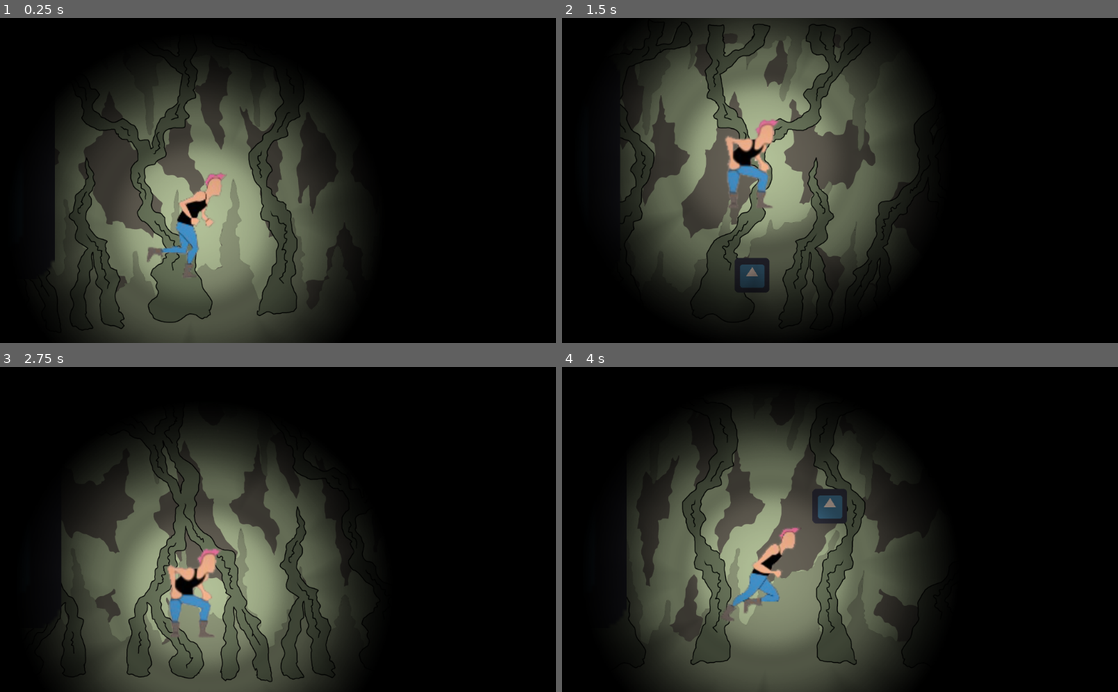
Above: before the commit, frames 1-4 (two rows, left to right).
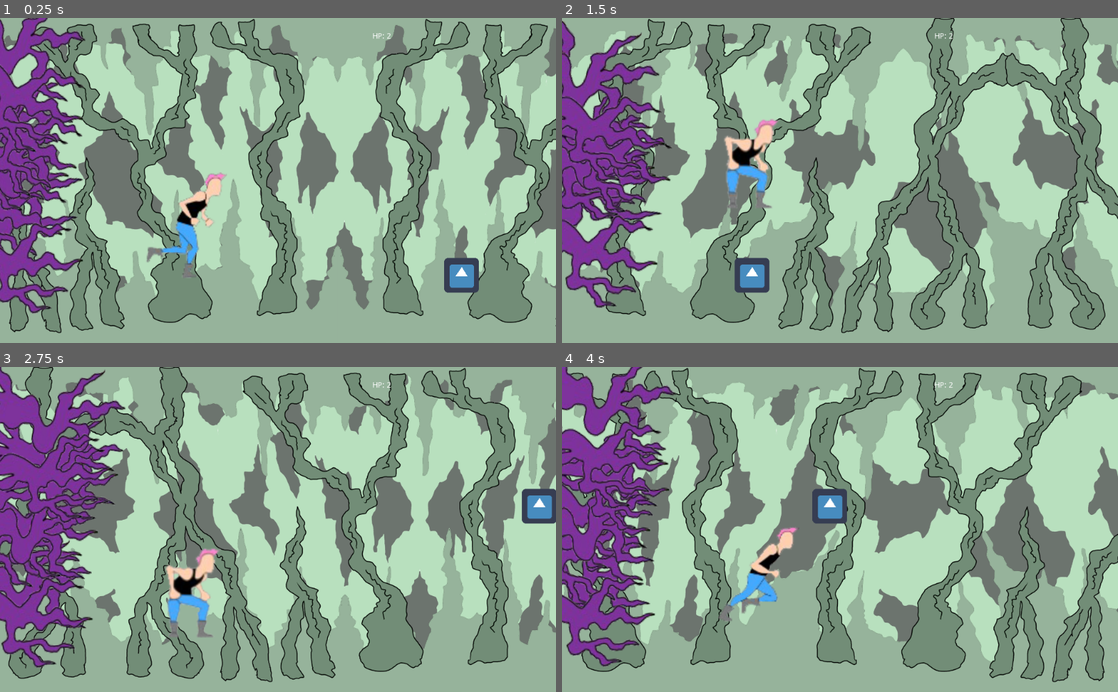
Above: after the commit, the same moments.

Repository: cgcaruzo/escapefromroots
Game: Godot game, scene res://main.tscn
The game is run twice, just before and just after one commit, with the same random seed, the same clock (stepped at 60 frames per second) and the same inputs. The engine's default icon, where the game draws it, is replaced by a stand-in: a white triangle on a blue panel in a dark square.
Inputs:
- Up to frame 1 (0.25 s): no input
- Up to frame 2 (1.5 s): hold Up (ui_up) from 0.53 s (still down)
- Up to frame 3 (2.75 s): release Up (ui_up) at 2.03 s; hold Down (ui_down) from 2.03 s (still down)
- Up to frame 4 (4 s): release Down (ui_down) at 2.78 s; hold Up (ui_up) from 2.78 s (still down)

The runs differ from the first frame. In frame 1, 99% of the frame differs, in the area x 0-100%, y 0-100%; in frame 2, 98%; in frame 3, 98%; in frame 4, 99%.

Commit message:
Animaciones big root

Diff:
--- a/Player.gd
+++ b/Player.gd
@@ -39,7 +39,8 @@
 	velocity = move_and_slide(velocity, Vector2(0, -1))
 
 func on_loseHp():
-	hp -= 1
+#	hp -= 1
+	pass
 
 func _on_Obstacle_body_entered(body):
 	var obstacle = get_parent().get_node("Obstacle")
--- a/main.tscn
+++ b/main.tscn
@@ -237,23 +237,678 @@
 [sub_resource type="RectangleShape2D" id=7]
 extents = Vector2( 202, 204 )
 
+[sub_resource type="Animation" id=13]
+resource_name = "BigRoots"
+length = 5.0
+loop = true
+tracks/0/type = "value"
+tracks/0/path = NodePath("Sprite:scale")
+tracks/0/interp = 1
+tracks/0/loop_wrap = true
+tracks/0/imported = false
+tracks/0/enabled = true
+tracks/0/keys = {
+"times": PoolRealArray( 0, 1.5, 3, 5 ),
+"transitions": PoolRealArray( 1, 1, 1, 1 ),
+"update": 0,
+"values": [ Vector2( 1.66189, 1.93079 ), Vector2( 1.84628, 1.99925 ), Vector2( 1.55939, 1.5959 ), Vector2( 1.66189, 1.93079 ) ]
+}
+tracks/1/type = "value"
+tracks/1/path = NodePath("Sprite2:scale")
+tracks/1/interp = 1
+tracks/1/loop_wrap = true
+tracks/1/imported = false
+tracks/1/enabled = true
+tracks/1/keys = {
+"times": PoolRealArray( 0, 1.5, 3, 3.01221, 5 ),
+"transitions": PoolRealArray( 1, 1, 1, 1, 1 ),
+"update": 0,
+"values": [ Vector2( 1.49761, 1.93079 ), Vector2( 1.89374, 1.93079 ), Vector2( 1.81015, 1.93079 ), Vector2( 1.88808, 1.93079 ), Vector2( 1.66189, 1.93079 ) ]
+}
+tracks/2/type = "value"
+tracks/2/path = NodePath("Sprite4:scale")
+tracks/2/interp = 1
+tracks/2/loop_wrap = true
+tracks/2/imported = false
+tracks/2/enabled = true
+tracks/2/keys = {
+"times": PoolRealArray( 0, 1.5, 3, 5 ),
+"transitions": PoolRealArray( 1, 1, 1, 1 ),
+"update": 0,
+"values": [ Vector2( 1.73511, 1.93079 ), Vector2( 1.90193, 1.91731 ), Vector2( 1.70425, 1.96639 ), Vector2( 1.73511, 1.93079 ) ]
+}
+tracks/3/type = "value"
+tracks/3/path = NodePath("Sprite3:scale")
+tracks/3/interp = 1
+tracks/3/loop_wrap = true
+tracks/3/imported = false
+tracks/3/enabled = true
+tracks/3/keys = {
+"times": PoolRealArray( 0, 1.5, 3, 5 ),
+"transitions": PoolRealArray( 1, 1, 1, 1 ),
+"update": 0,
+"values": [ Vector2( 1.66189, 1.93079 ), Vector2( 2.16502, 1.90741 ), Vector2( 1.57404, 1.65882 ), Vector2( 1.66189, 1.93079 ) ]
+}
+tracks/4/type = "value"
+tracks/4/path = NodePath("Sprite:position")
+tracks/4/interp = 1
+tracks/4/loop_wrap = true
+tracks/4/imported = false
+tracks/4/enabled = true
+tracks/4/keys = {
+"times": PoolRealArray( 0, 1.5, 3, 5 ),
+"transitions": PoolRealArray( 1, 1, 1, 1 ),
+"update": 0,
+"values": [ Vector2( -183.491, -135.166 ), Vector2( -129.566, -141 ), Vector2( -83.2455, -126.583 ), Vector2( -183.491, -135.166 ) ]
+}
+tracks/5/type = "value"
+tracks/5/path = NodePath("Sprite8:position")
+tracks/5/interp = 1
+tracks/5/loop_wrap = true
+tracks/5/imported = false
+tracks/5/enabled = true
+tracks/5/keys = {
+"times": PoolRealArray( 0, 1.5, 3, 5 ),
+"transitions": PoolRealArray( 1, 1, 1, 1 ),
+"update": 0,
+"values": [ Vector2( -183, 9 ), Vector2( -149.434, -22.6179 ), Vector2( -140, 2 ), Vector2( -183, 9 ) ]
+}
+tracks/6/type = "value"
+tracks/6/path = NodePath("Sprite8:scale")
+tracks/6/interp = 1
+tracks/6/loop_wrap = true
+tracks/6/imported = false
+tracks/6/enabled = true
+tracks/6/keys = {
+"times": PoolRealArray( 0, 1.5, 3, 5 ),
+"transitions": PoolRealArray( 1, 1, 1, 1 ),
+"update": 0,
+"values": [ Vector2( 1.66189, 1.93079 ), Vector2( 1.56626, 1.92029 ), Vector2( 1.57575, 1.86953 ), Vector2( 1.66189, 1.93079 ) ]
+}
+tracks/7/type = "value"
+tracks/7/path = NodePath("Sprite8:rotation_degrees")
+tracks/7/interp = 1
+tracks/7/loop_wrap = true
+tracks/7/imported = false
+tracks/7/enabled = true
+tracks/7/keys = {
+"times": PoolRealArray( 0, 1.5, 3, 5 ),
+"transitions": PoolRealArray( 1, 1, 1, 1 ),
+"update": 0,
+"values": [ -21.8, -14.5, 12.2, -21.8 ]
+}
+tracks/8/type = "value"
+tracks/8/path = NodePath("Sprite:rotation_degrees")
+tracks/8/interp = 1
+tracks/8/loop_wrap = true
+tracks/8/imported = false
+tracks/8/enabled = true
+tracks/8/keys = {
+"times": PoolRealArray( 0, 1.5, 3, 5 ),
+"transitions": PoolRealArray( 1, 1, 1, 1 ),
+"update": 0,
+"values": [ 15.5, 46.5, 0.0, 15.5 ]
+}
+tracks/9/type = "value"
+tracks/9/path = NodePath("Sprite2:position")
+tracks/9/interp = 1
+tracks/9/loop_wrap = true
+tracks/9/imported = false
+tracks/9/enabled = true
+tracks/9/keys = {
+"times": PoolRealArray( 0, 1.5, 3, 5 ),
+"transitions": PoolRealArray( 1, 1, 1, 1 ),
+"update": 0,
+"values": [ Vector2( -171.219, 75 ), Vector2( -168.249, 14 ), Vector2( -184, 19 ), Vector2( -171.219, 75 ) ]
+}
+tracks/10/type = "value"
+tracks/10/path = NodePath("Sprite2:rotation_degrees")
+tracks/10/interp = 1
+tracks/10/loop_wrap = true
+tracks/10/imported = false
+tracks/10/enabled = true
+tracks/10/keys = {
+"times": PoolRealArray( 0, 1.5, 3, 5 ),
+"transitions": PoolRealArray( 1, 1, 1, 1 ),
+"update": 0,
+"values": [ 21.8, 0.0, 16.8, 21.8 ]
+}
+tracks/11/type = "value"
+tracks/11/path = NodePath("Sprite4:position")
+tracks/11/interp = 1
+tracks/11/loop_wrap = true
+tracks/11/imported = false
+tracks/11/enabled = true
+tracks/11/keys = {
+"times": PoolRealArray( 0, 1.5, 3, 5 ),
+"transitions": PoolRealArray( 1, 1, 1, 1 ),
+"update": 0,
+"values": [ Vector2( -192.356, -35.4082 ), Vector2( -170, 28 ), Vector2( -144, 33 ), Vector2( -192.356, -35.4082 ) ]
+}
+tracks/12/type = "value"
+tracks/12/path = NodePath("Sprite4:rotation_degrees")
+tracks/12/interp = 1
+tracks/12/loop_wrap = true
+tracks/12/imported = false
+tracks/12/enabled = true
+tracks/12/keys = {
+"times": PoolRealArray( 0, 1.5, 3, 5 ),
+"transitions": PoolRealArray( 1, 1, 1, 1 ),
+"update": 0,
+"values": [ 14.5, -7.3, 0.0, 14.5 ]
+}
+tracks/13/type = "value"
+tracks/13/path = NodePath("Sprite3:position")
+tracks/13/interp = 1
+tracks/13/loop_wrap = true
+tracks/13/imported = false
+tracks/13/enabled = true
+tracks/13/keys = {
+"times": PoolRealArray( 0, 1.5, 3, 5 ),
+"transitions": PoolRealArray( 1, 1, 1, 1 ),
+"update": 0,
+"values": [ Vector2( -196.705, 81.666 ), Vector2( -208, 47 ), Vector2( -147.429, 117.623 ), Vector2( -196.705, 81.666 ) ]
+}
+tracks/14/type = "value"
+tracks/14/path = NodePath("Sprite3:rotation_degrees")
+tracks/14/interp = 1
+tracks/14/loop_wrap = true
+tracks/14/imported = false
+tracks/14/enabled = true
+tracks/14/keys = {
+"times": PoolRealArray( 0, 1.5, 3, 4.9 ),
+"transitions": PoolRealArray( 1, 1, 1, 1 ),
+"update": 0,
+"values": [ -21.8, -11.8, 8.2, -21.8 ]
+}
+tracks/15/type = "value"
+tracks/15/path = NodePath("Sprite5:position")
+tracks/15/interp = 1
+tracks/15/loop_wrap = true
+tracks/15/imported = false
+tracks/15/enabled = true
+tracks/15/keys = {
+"times": PoolRealArray( 0, 1.5, 3, 5 ),
+"transitions": PoolRealArray( 1, 1, 1, 1 ),
+"update": 0,
+"values": [ Vector2( -155.532, -281.207 ), Vector2( -157, -201 ), Vector2( -96, -214 ), Vector2( -155.532, -281.207 ) ]
+}
+tracks/16/type = "value"
+tracks/16/path = NodePath("Sprite5:rotation_degrees")
+tracks/16/interp = 1
+tracks/16/loop_wrap = true
+tracks/16/imported = false
+tracks/16/enabled = true
+tracks/16/keys = {
+"times": PoolRealArray( 0, 1.5, 3, 5 ),
+"transitions": PoolRealArray( 1, 1, 1, 1 ),
+"update": 0,
+"values": [ 15.5, 13.5, 8.2, 15.5 ]
+}
+tracks/17/type = "value"
+tracks/17/path = NodePath("Sprite5:scale")
+tracks/17/interp = 1
+tracks/17/loop_wrap = true
+tracks/17/imported = false
+tracks/17/enabled = true
+tracks/17/keys = {
+"times": PoolRealArray( 0, 1.5, 3, 5 ),
+"transitions": PoolRealArray( 1, 1, 1, 1 ),
+"update": 0,
+"values": [ Vector2( 1.66189, 1.93079 ), Vector2( 1.82266, 2.04275 ), Vector2( 1.75198, 1.92301 ), Vector2( 1.66189, 1.93079 ) ]
+}
+tracks/18/type = "value"
+tracks/18/path = NodePath("Sprite6:position")
+tracks/18/interp = 1
+tracks/18/loop_wrap = true
+tracks/18/imported = false
+tracks/18/enabled = true
+tracks/18/keys = {
+"times": PoolRealArray( 0, 1.5, 3, 5 ),
+"transitions": PoolRealArray( 1, 1, 1, 1 ),
+"update": 0,
+"values": [ Vector2( -143.26, -71.0412 ), Vector2( -103, -26 ), Vector2( -76, -29 ), Vector2( -143.26, -71.0412 ) ]
+}
+tracks/19/type = "value"
+tracks/19/path = NodePath("Sprite6:rotation_degrees")
+tracks/19/interp = 1
+tracks/19/loop_wrap = true
+tracks/19/imported = false
+tracks/19/enabled = true
+tracks/19/keys = {
+"times": PoolRealArray( 0, 1.5, 3, 5 ),
+"transitions": PoolRealArray( 1, 1, 1, 1 ),
+"update": 0,
+"values": [ 21.8, 14.5, -21.8, 21.8 ]
+}
+tracks/20/type = "value"
+tracks/20/path = NodePath("Sprite6:scale")
+tracks/20/interp = 1
+tracks/20/loop_wrap = true
+tracks/20/imported = false
+tracks/20/enabled = true
+tracks/20/keys = {
+"times": PoolRealArray( 0, 1.5, 3, 5 ),
+"transitions": PoolRealArray( 1, 1, 1, 1 ),
+"update": 0,
+"values": [ Vector2( 1.49761, 1.93079 ), Vector2( 1.62663, 1.90964 ), Vector2( 1.5094, 1.57499 ), Vector2( 1.49761, 1.93079 ) ]
+}
+tracks/21/type = "value"
+tracks/21/path = NodePath("Sprite7:position")
+tracks/21/interp = 1
+tracks/21/loop_wrap = true
+tracks/21/imported = false
+tracks/21/enabled = true
+tracks/21/keys = {
+"times": PoolRealArray( 0, 1.5, 3, 5 ),
+"transitions": PoolRealArray( 1, 1, 1, 1 ),
+"update": 0,
+"values": [ Vector2( -162, -151 ), Vector2( -140.646, -71.4364 ), Vector2( -115.991, -45 ), Vector2( -162, -151 ) ]
+}
+tracks/22/type = "value"
+tracks/22/path = NodePath("Sprite7:rotation_degrees")
+tracks/22/interp = 1
+tracks/22/loop_wrap = true
+tracks/22/imported = false
+tracks/22/enabled = true
+tracks/22/keys = {
+"times": PoolRealArray( 0, 1.5, 3, 5 ),
+"transitions": PoolRealArray( 1, 1, 1, 1 ),
+"update": 0,
+"values": [ 14.5, 7.2, -14.6, 14.5 ]
+}
+tracks/23/type = "value"
+tracks/23/path = NodePath("Sprite7:scale")
+tracks/23/interp = 1
+tracks/23/loop_wrap = true
+tracks/23/imported = false
+tracks/23/enabled = true
+tracks/23/keys = {
+"times": PoolRealArray( 0, 1.5, 3, 5 ),
+"transitions": PoolRealArray( 1, 1, 1, 1 ),
+"update": 0,
+"values": [ Vector2( 1.73511, 1.93079 ), Vector2( 1.81651, 1.90094 ), Vector2( 1.72684, 1.88638 ), Vector2( 1.73511, 1.93079 ) ]
+}
+tracks/24/type = "value"
+tracks/24/path = NodePath("Sprite9:position")
+tracks/24/interp = 1
+tracks/24/loop_wrap = true
+tracks/24/imported = false
+tracks/24/enabled = true
+tracks/24/keys = {
+"times": PoolRealArray( 0, 1.5, 3, 5 ),
+"transitions": PoolRealArray( 1, 1, 1, 1 ),
+"update": 0,
+"values": [ Vector2( -165, 207 ), Vector2( -146, 162 ), Vector2( -165, 207 ), Vector2( -165, 207 ) ]
+}
+tracks/25/type = "value"
+tracks/25/path = NodePath("Sprite9:rotation_degrees")
+tracks/25/interp = 1
+tracks/25/loop_wrap = true
+tracks/25/imported = false
+tracks/25/enabled = true
+tracks/25/keys = {
+"times": PoolRealArray( 0, 1.5, 3, 5 ),
+"transitions": PoolRealArray( 1, 1, 1, 1 ),
+"update": 0,
+"values": [ -10.5, 4.0, -4.5, -10.5 ]
+}
+tracks/26/type = "value"
+tracks/26/path = NodePath("Sprite9:scale")
+tracks/26/interp = 1
+tracks/26/loop_wrap = true
+tracks/26/imported = false
+tracks/26/enabled = true
+tracks/26/keys = {
+"times": PoolRealArray( 0, 1.5, 3, 5 ),
+"transitions": PoolRealArray( 1, 1, 1, 1 ),
+"update": 0,
+"values": [ Vector2( 1.73511, 1.93079 ), Vector2( 1.73511, 2.04822 ), Vector2( 1.77305, 1.93079 ), Vector2( 1.73511, 1.93079 ) ]
+}
+
+[sub_resource type="Animation" id=14]
+length = 0.001
+tracks/0/type = "value"
+tracks/0/path = NodePath("Sprite:scale")
+tracks/0/interp = 1
+tracks/0/loop_wrap = true
+tracks/0/imported = false
+tracks/0/enabled = true
+tracks/0/keys = {
+"times": PoolRealArray( 0 ),
+"transitions": PoolRealArray( 1 ),
+"update": 0,
+"values": [ Vector2( 1.78176, 1.84276 ) ]
+}
+tracks/1/type = "value"
+tracks/1/path = NodePath("Sprite2:scale")
+tracks/1/interp = 1
+tracks/1/loop_wrap = true
+tracks/1/imported = false
+tracks/1/enabled = true
+tracks/1/keys = {
+"times": PoolRealArray( 0 ),
+"transitions": PoolRealArray( 1 ),
+"update": 0,
+"values": [ Vector2( 1.66189, 1.93079 ) ]
+}
+tracks/2/type = "value"
+tracks/2/path = NodePath("Sprite4:scale")
+tracks/2/interp = 1
+tracks/2/loop_wrap = true
+tracks/2/imported = false
+tracks/2/enabled = true
+tracks/2/keys = {
+"times": PoolRealArray( 0 ),
+"transitions": PoolRealArray( 1 ),
+"update": 0,
+"values": [ Vector2( 1.82678, 1.93079 ) ]
+}
+tracks/3/type = "value"
+tracks/3/path = NodePath("Sprite3:scale")
+tracks/3/interp = 1
+tracks/3/loop_wrap = true
+tracks/3/imported = false
+tracks/3/enabled = true
+tracks/3/keys = {
+"times": PoolRealArray( 0 ),
+"transitions": PoolRealArray( 1 ),
+"update": 0,
+"values": [ Vector2( 1.91701, 1.93079 ) ]
+}
+tracks/4/type = "value"
+tracks/4/path = NodePath("Sprite:position")
+tracks/4/interp = 1
+tracks/4/loop_wrap = true
+tracks/4/imported = false
+tracks/4/enabled = true
+tracks/4/keys = {
+"times": PoolRealArray( 0 ),
+"transitions": PoolRealArray( 1 ),
+"update": 0,
+"values": [ Vector2( -182, -151 ) ]
+}
+tracks/5/type = "value"
+tracks/5/path = NodePath("Sprite8:position")
+tracks/5/interp = 1
+tracks/5/loop_wrap = true
+tracks/5/imported = false
+tracks/5/enabled = true
+tracks/5/keys = {
+"times": PoolRealArray( 0 ),
+"transitions": PoolRealArray( 1 ),
+"update": 0,
+"values": [ Vector2( -149.434, -22.6179 ) ]
+}
+tracks/6/type = "value"
+tracks/6/path = NodePath("Sprite8:rotation_degrees")
+tracks/6/interp = 1
+tracks/6/loop_wrap = true
+tracks/6/imported = false
+tracks/6/enabled = true
+tracks/6/keys = {
+"times": PoolRealArray( 0 ),
+"transitions": PoolRealArray( 1 ),
+"update": 0,
+"values": [ -14.5 ]
+}
+tracks/7/type = "value"
+tracks/7/path = NodePath("Sprite8:scale")
+tracks/7/interp = 1
+tracks/7/loop_wrap = true
+tracks/7/imported = false
+tracks/7/enabled = true
+tracks/7/keys = {
+"times": PoolRealArray( 0 ),
+"transitions": PoolRealArray( 1 ),
+"update": 0,
+"values": [ Vector2( 1.56626, 1.92029 ) ]
+}
+tracks/8/type = "value"
+tracks/8/path = NodePath("Sprite:rotation_degrees")
+tracks/8/interp = 1
+tracks/8/loop_wrap = true
+tracks/8/imported = false
+tracks/8/enabled = true
+tracks/8/keys = {
+"times": PoolRealArray( 0 ),
+"transitions": PoolRealArray( 1 ),
+"update": 0,
+"values": [ 46.5 ]
+}
+tracks/9/type = "value"
+tracks/9/path = NodePath("Sprite2:position")
+tracks/9/interp = 1
+tracks/9/loop_wrap = true
+tracks/9/imported = false
+tracks/9/enabled = true
+tracks/9/keys = {
+"times": PoolRealArray( 0 ),
+"transitions": PoolRealArray( 1 ),
+"update": 0,
+"values": [ Vector2( -168.249, 14 ) ]
+}
+tracks/10/type = "value"
+tracks/10/path = NodePath("Sprite2:rotation_degrees")
+tracks/10/interp = 1
+tracks/10/loop_wrap = true
+tracks/10/imported = false
+tracks/10/enabled = true
+tracks/10/keys = {
+"times": PoolRealArray( 0 ),
+"transitions": PoolRealArray( 1 ),
+"update": 0,
+"values": [ 0.0 ]
+}
+tracks/11/type = "value"
+tracks/11/path = NodePath("Sprite4:position")
+tracks/11/interp = 1
+tracks/11/loop_wrap = true
+tracks/11/imported = false
+tracks/11/enabled = true
+tracks/11/keys = {
+"times": PoolRealArray( 0 ),
+"transitions": PoolRealArray( 1 ),
+"update": 0,
+"values": [ Vector2( -170, 28 ) ]
+}
+tracks/12/type = "value"
+tracks/12/path = NodePath("Sprite4:rotation_degrees")
+tracks/12/interp = 1
+tracks/12/loop_wrap = true
+tracks/12/imported = false
+tracks/12/enabled = true
+tracks/12/keys = {
+"times": PoolRealArray( 0 ),
+"transitions": PoolRealArray( 1 ),
+"update": 0,
+"values": [ -7.3 ]
+}
+tracks/13/type = "value"
+tracks/13/path = NodePath("Sprite3:position")
+tracks/13/interp = 1
+tracks/13/loop_wrap = true
+tracks/13/imported = false
+tracks/13/enabled = true
+tracks/13/keys = {
+"times": PoolRealArray( 0 ),
+"transitions": PoolRealArray( 1 ),
+"update": 0,
+"values": [ Vector2( -208, 47 ) ]
+}
+tracks/14/type = "value"
+tracks/14/path = NodePath("Sprite3:rotation_degrees")
+tracks/14/interp = 1
+tracks/14/loop_wrap = true
+tracks/14/imported = false
+tracks/14/enabled = true
+tracks/14/keys = {
+"times": PoolRealArray( 0 ),
+"transitions": PoolRealArray( 1 ),
+"update": 0,
+"values": [ -11.8 ]
+}
+tracks/15/type = "value"
+tracks/15/path = NodePath("Sprite5:position")
+tracks/15/interp = 1
+tracks/15/loop_wrap = true
+tracks/15/imported = false
+tracks/15/enabled = true
+tracks/15/keys = {
+"times": PoolRealArray( 0 ),
+"transitions": PoolRealArray( 1 ),
+"update": 0,
+"values": [ Vector2( -157, -201 ) ]
+}
+tracks/16/type = "value"
+tracks/16/path = NodePath("Sprite5:rotation_degrees")
+tracks/16/interp = 1
+tracks/16/loop_wrap = true
+tracks/16/imported = false
+tracks/16/enabled = true
+tracks/16/keys = {
+"times": PoolRealArray( 0 ),
+"transitions": PoolRealArray( 1 ),
+"update": 0,
+"values": [ 13.5 ]
+}
+tracks/17/type = "value"
+tracks/17/path = NodePath("Sprite5:scale")
+tracks/17/interp = 1
+tracks/17/loop_wrap = true
+tracks/17/imported = false
+tracks/17/enabled = true
+tracks/17/keys = {
+"times": PoolRealArray( 0 ),
+"transitions": PoolRealArray( 1 ),
+"update": 0,
+"values": [ Vector2( 1.82266, 2.04275 ) ]
+}
+tracks/18/type = "value"
+tracks/18/path = NodePath("Sprite6:position")
+tracks/18/interp = 1
+tracks/18/loop_wrap = true
+tracks/18/imported = false
+tracks/18/enabled = true
+tracks/18/keys = {
+"times": PoolRealArray( 0 ),
+"transitions": PoolRealArray( 1 ),
+"update": 0,
+"values": [ Vector2( -103, -26 ) ]
+}
+tracks/19/type = "value"
+tracks/19/path = NodePath("Sprite6:rotation_degrees")
+tracks/19/interp = 1
+tracks/19/loop_wrap = true
+tracks/19/imported = false
+tracks/19/enabled = true
+tracks/19/keys = {
+"times": PoolRealArray( 0 ),
+"transitions": PoolRealArray( 1 ),
+"update": 0,
+"values": [ 14.5 ]
+}
+tracks/20/type = "value"
+tracks/20/path = NodePath("Sprite6:scale")
+tracks/20/interp = 1
+tracks/20/loop_wrap = true
+tracks/20/imported = false
+tracks/20/enabled = true
+tracks/20/keys = {
+"times": PoolRealArray( 0 ),
+"transitions": PoolRealArray( 1 ),
+"update": 0,
+"values": [ Vector2( 1.62663, 1.90964 ) ]
+}
+tracks/21/type = "value"
+tracks/21/path = NodePath("Sprite7:position")
+tracks/21/interp = 1
+tracks/21/loop_wrap = true
+tracks/21/imported = false
+tracks/21/enabled = true
+tracks/21/keys = {
+"times": PoolRealArray( 0 ),
+"transitions": PoolRealArray( 1 ),
+"update": 0,
+"values": [ Vector2( -140.646, -71.4364 ) ]
+}
+tracks/22/type = "value"
+tracks/22/path = NodePath("Sprite7:rotation_degrees")
+tracks/22/interp = 1
+tracks/22/loop_wrap = true
+tracks/22/imported = false
+tracks/22/enabled = true
+tracks/22/keys = {
+"times": PoolRealArray( 0 ),
+"transitions": PoolRealArray( 1 ),
+"update": 0,
+"values": [ 7.2 ]
+}
+tracks/23/type = "value"
+tracks/23/path = NodePath("Sprite7:scale")
+tracks/23/interp = 1
+tracks/23/loop_wrap = true
+tracks/23/imported = false
+tracks/23/enabled = true
+tracks/23/keys = {
+"times": PoolRealArray( 0 ),
+"transitions": PoolRealArray( 1 ),
+"update": 0,
+"values": [ Vector2( 1.81651, 1.90094 ) ]
+}
+tracks/24/type = "value"
+tracks/24/path = NodePath("Sprite9:position")
+tracks/24/interp = 1
+tracks/24/loop_wrap = true
+tracks/24/imported = false
+tracks/24/enabled = true
+tracks/24/keys = {
+"times": PoolRealArray( 0 ),
+"transitions": PoolRealArray( 1 ),
+"update": 0,
+"values": [ Vector2( -146, 162 ) ]
+}
+tracks/25/type = "value"
+tracks/25/path = NodePath("Sprite9:rotation_degrees")
+tracks/25/interp = 1
+tracks/25/loop_wrap = true
+tracks/25/imported = false
+tracks/25/enabled = true
+tracks/25/keys = {
+"times": PoolRealArray( 0 ),
+"transitions": PoolRealArray( 1 ),
+"update": 0,
+"values": [ 4.0 ]
+}
+tracks/26/type = "value"
+tracks/26/path = NodePath("Sprite9:scale")
+tracks/26/interp = 1
+tracks/26/loop_wrap = true
+tracks/26/imported = false
+tracks/26/enabled = true
+tracks/26/keys = {
+"times": PoolRealArray( 0 ),
+"transitions": PoolRealArray( 1 ),
+"update": 0,
+"values": [ Vector2( 1.73511, 2.04822 ) ]
+}
+
 [node name="Node" type="Node2D"]
 script = ExtResource( 13 )
 
 [node name="CanvasModulate" type="CanvasModulate" parent="."]
+visible = false
 color = Color( 0, 0, 0, 1 )
 
 [node name="Player" type="KinematicBody2D" parent="."]
 position = Vector2( 342, 373 )
 scale = Vector2( 2, 2 )
 script = ExtResource( 3 )
-run_speed = 6
-hp = 50
 
 [node name="Sprite" type="Sprite" parent="Player"]
 texture = ExtResource( 7 )
 region_enabled = true
-region_rect = Rect2( 5, 0, 43, 119 )
+region_rect = Rect2( 58, 148, 68, 91 )
 
 [node name="CollisionShape2D" type="CollisionShape2D" parent="Player"]
 position = Vector2( 5, -1 )
@@ -277,6 +932,7 @@
 stream = ExtResource( 15 )
 
 [node name="Light2D" type="Light2D" parent="Player"]
+visible = false
 position = Vector2( 15, 0 )
 scale = Vector2( 0.5, 0.5 )
 texture = ExtResource( 16 )
@@ -333,6 +989,7 @@
 texture = ExtResource( 2 )
 
 [node name="CanvasModulate" type="CanvasModulate" parent="ParallaxBackground"]
+visible = false
 color = Color( 0, 0, 0, 1 )
 
 [node name="Obstacle" type="Area2D" parent="."]
@@ -365,14 +1022,85 @@
 position = Vector2( 108, 273 )
 script = ExtResource( 12 )
 
-[node name="Sprite" type="Sprite" parent="BigRoots"]
-position = Vector2( -217, 0 )
-scale = Vector2( 6.51563, 6.51563 )
-texture = ExtResource( 1 )
-
 [node name="CollisionShape2D" type="CollisionShape2D" parent="BigRoots"]
 position = Vector2( -199, 0 )
 shape = SubResource( 7 )
+
+[node name="Sprite" type="Sprite" parent="BigRoots"]
+position = Vector2( -182, -151 )
+rotation = 0.811578
+scale = Vector2( 1.78176, 1.84276 )
+texture = ExtResource( 7 )
+region_enabled = true
+region_rect = Rect2( 7, 487, 244, 106 )
+
+[node name="Sprite3" type="Sprite" parent="BigRoots"]
+position = Vector2( -208, 47 )
+rotation = -0.205949
+scale = Vector2( 1.91701, 1.93079 )
+texture = ExtResource( 7 )
+region_enabled = true
+region_rect = Rect2( 7, 487, 244, 106 )
+
+[node name="Sprite2" type="Sprite" parent="BigRoots"]
+position = Vector2( -168.249, 14 )
+scale = Vector2( 1.66189, 1.93079 )
+texture = ExtResource( 7 )
+region_enabled = true
+region_rect = Rect2( 15, 391, 240, 92 )
+
+[node name="Sprite4" type="Sprite" parent="BigRoots"]
+position = Vector2( -170, 28 )
+rotation = -0.127409
+scale = Vector2( 1.82678, 1.93079 )
+texture = ExtResource( 7 )
+region_enabled = true
+region_rect = Rect2( 15, 391, 240, 92 )
+
+[node name="Sprite8" type="Sprite" parent="BigRoots"]
+position = Vector2( -149.434, -22.6179 )
+rotation = -0.253073
+scale = Vector2( 1.56626, 1.92029 )
+texture = ExtResource( 7 )
+region_enabled = true
+region_rect = Rect2( 7, 487, 244, 106 )
+
+[node name="Sprite9" type="Sprite" parent="BigRoots"]
+position = Vector2( -146, 162 )
+rotation = 0.0698132
+scale = Vector2( 1.73511, 2.04822 )
+texture = ExtResource( 7 )
+region_enabled = true
+region_rect = Rect2( 15, 391, 240, 92 )
+
+[node name="Sprite5" type="Sprite" parent="BigRoots"]
+position = Vector2( -157, -201 )
+rotation = 0.235619
+scale = Vector2( 1.82266, 2.04275 )
+texture = ExtResource( 7 )
+region_enabled = true
+region_rect = Rect2( 7, 487, 244, 106 )
+
+[node name="Sprite6" type="Sprite" parent="BigRoots"]
+position = Vector2( -103, -26 )
+rotation = 0.253073
+scale = Vector2( 1.62663, 1.90964 )
+texture = ExtResource( 7 )
+region_enabled = true
+region_rect = Rect2( 15, 391, 240, 92 )
+
+[node name="Sprite7" type="Sprite" parent="BigRoots"]
+position = Vector2( -140.646, -71.4364 )
+rotation = 0.125664
+scale = Vector2( 1.81651, 1.90094 )
+texture = ExtResource( 7 )
+region_enabled = true
+region_rect = Rect2( 15, 391, 240, 92 )
+
+[node name="AnimationPlayer" type="AnimationPlayer" parent="BigRoots"]
+autoplay = "BigRoots"
+anims/BigRoots = SubResource( 13 )
+anims/RESET = SubResource( 14 )
 
 [node name="WinTimer" type="Timer" parent="."]
 
Not shown: 1 places in main.tscn that only renumber resources
